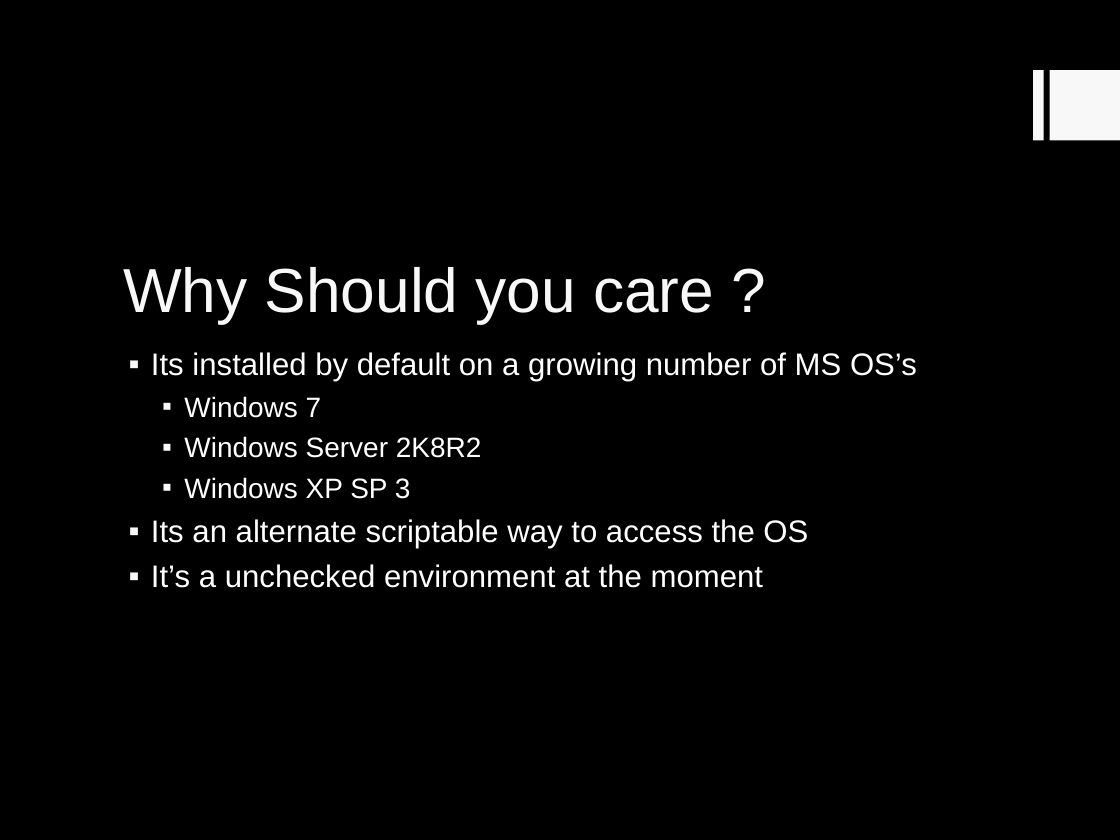
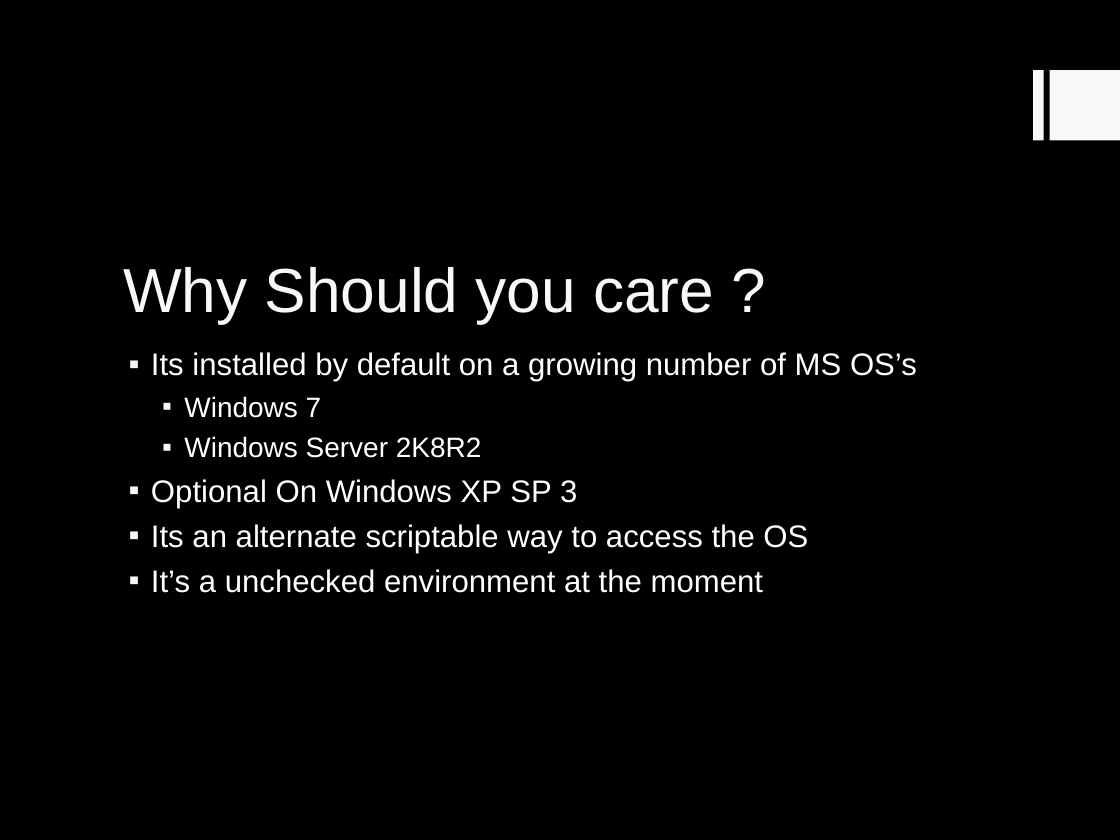
Before and after one commit to RC1140/ZaCon, a slide deck: slide 3 of PowerShell what every haXor needs to know.ppt. Drawn at 1120x840 pixels with LibreOffice and Linux fonts; fonts in the diff are those of the drawing. Boxes give left, top, right and bottom in pixels: in the first picture for what was removed or moved away, otherwise in the second. Text is boxed around its words. In the diff, an @@ line names an element or a change of style, - is before the commit and + after.

```diff
--- a/PowerShell what every haXor needs to know.ppt
+++ b/PowerShell what every haXor needs to know.ppt
@@ text at (x1=151, y1=479, x2=577, y2=508): text changed; size 18 to 20 pt @@
-  ▪ Windows XP SP 3
+▪ Optional On Windows XP SP 3
```
Also in this commit, not shown: 2 other slides changed, 1 other file.
